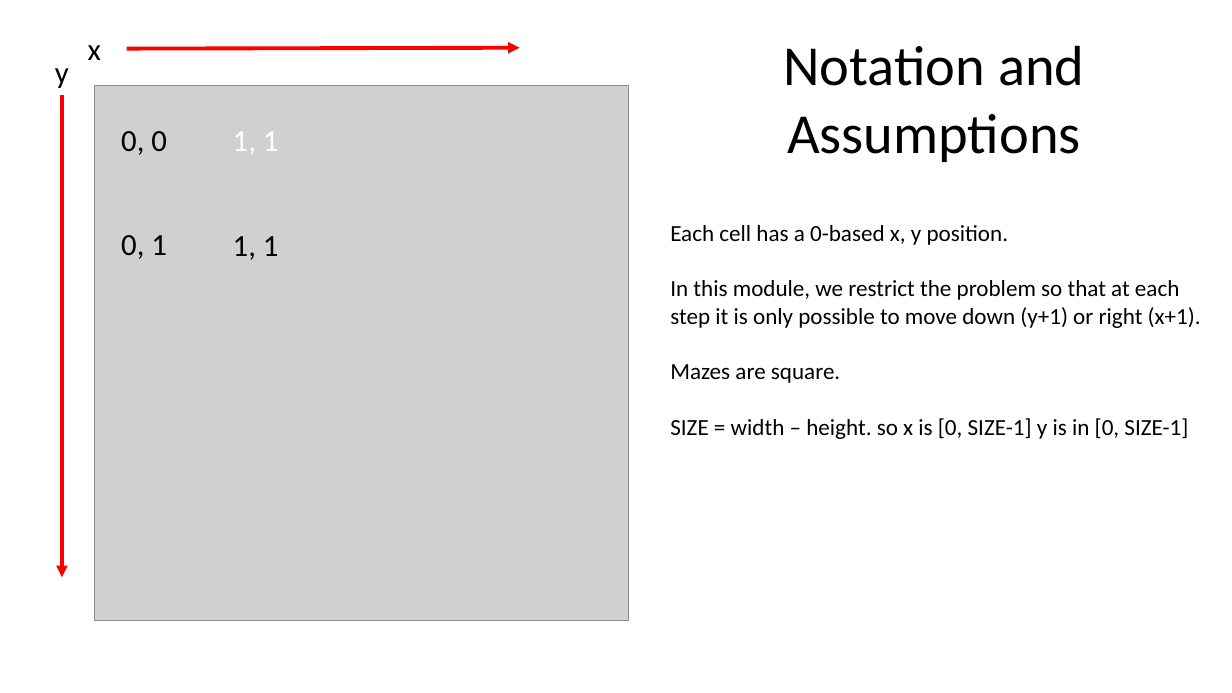
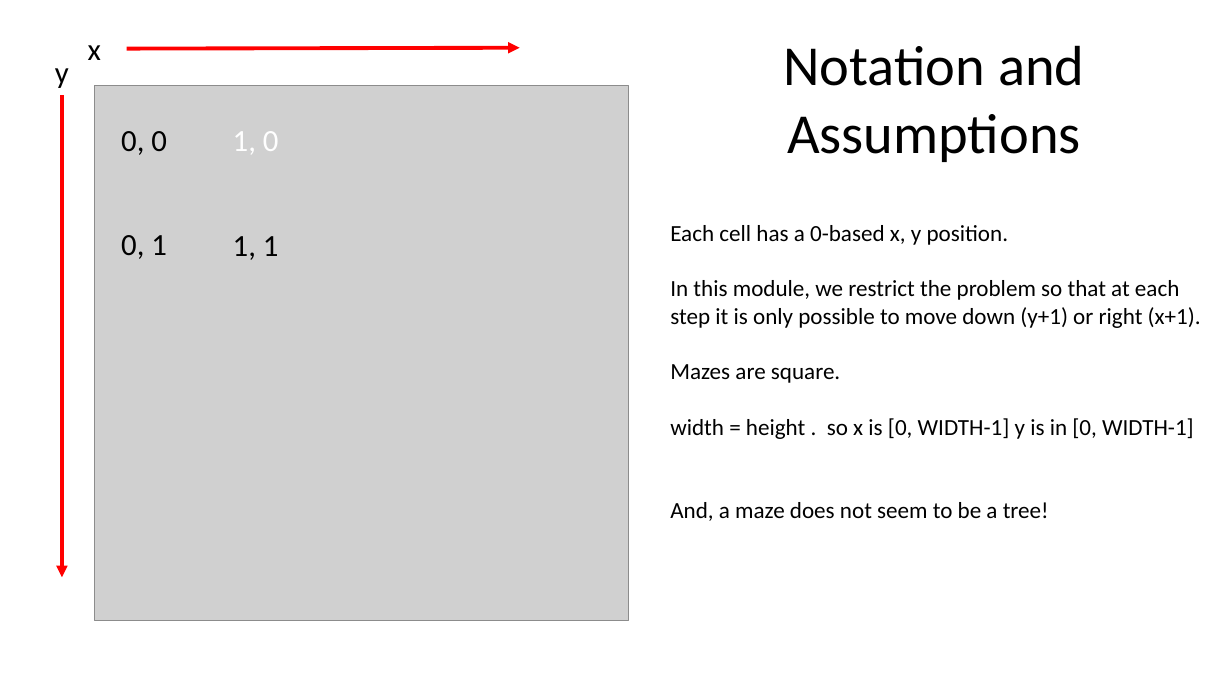
Before and after one commit to GregorKiczales/spd-materials, a slide deck: slide 4 of instructor/l16/l16-pad.pptx (slide 5 before the commit). Drawn at 1232x693 pixels with LibreOffice and Linux fonts; fonts in the diff are those of the drawing; grey boxes stand for pictures. Boxes give left, top, right and bottom in pixels: in the first picture for what was removed or moved away, otherwise in the second. Text is boxed around its words. In the diff, an @@ line names an element or a change of style, - is before the commit and + after.

```diff
--- a/instructor/l16/l16-pad.pptx
+++ b/instructor/l16/l16-pad.pptx
@@ text at (x1=233, y1=131, x2=279, y2=154): text changed @@
-1, 1
+1, 0
@@ text at (x1=670, y1=418, x2=1194, y2=521): text changed @@
-SIZE = width – height. so x is [0, SIZE-1] y is in [0, SIZE-1]
+width = height . so x is [0, WIDTH-1] y is in [0, WIDTH-1]
+And, a maze does not seem to be a tree!
```
Also in this commit, not shown: 6 other slides changed, 2 slides added, 1 slide removed, 15 other files.
